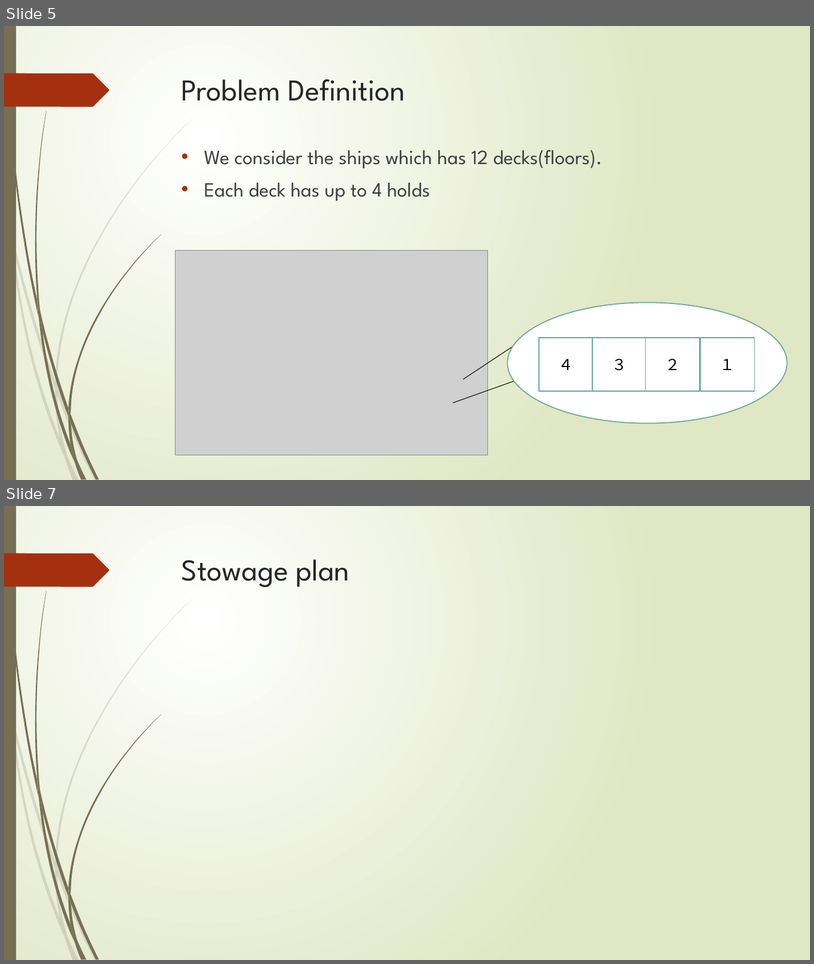
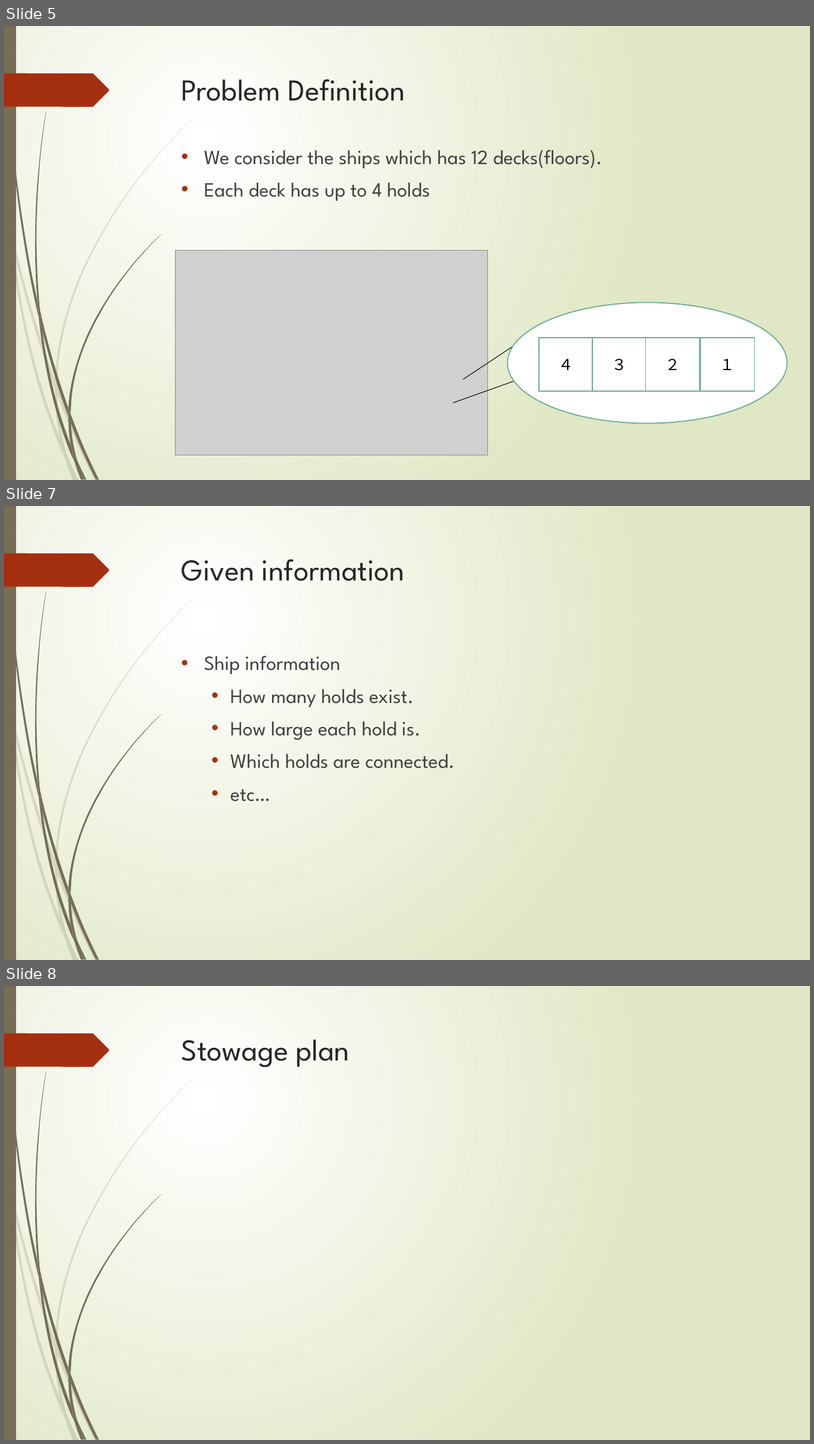
Before and after one commit to r-kurosu/kline_new, a slide deck: 5月 中間報告pptx.pptx. Shown one above the other, each under a label of ours: slides 5 and 7 before the commit, slides 5, 7 and 8 after it; the slides between them are not shown. The pictures are 814x964 and 814x1444 pixels, drawn with LibreOffice and Linux fonts; fonts in the diff are those of the drawing; grey boxes stand for pictures. Boxes give left, top, right and bottom in pixels: in the first picture for what was removed or moved away, otherwise in the second. Text is boxed around its words. In the diff, an @@ line names an element or a change of style, - is before the commit and + after.

```diff
--- a/5月 中間報告pptx.pptx
+++ b/5月 中間報告pptx.pptx
@@ slide 7 added at [4,506,810,960], background gradient #FFFFFF to #DFE8C4; not listed: 24 template elements that a slide beside it also shows @@
@@ title added at [182,559,405,581], 36 pt, text #262626 @@
+Given information
@@ text added at [204,655,455,801], 24 pt, text #404040 @@
+• Ship information
+  • How many holds exist.
+  • How large each hold is.
+  • Which holds are connected.
+  • etc…
@@ what was slide 7 is now slide 8 @@
```
Also in this commit, not shown: 7 slides changed, 4 other slides added.
